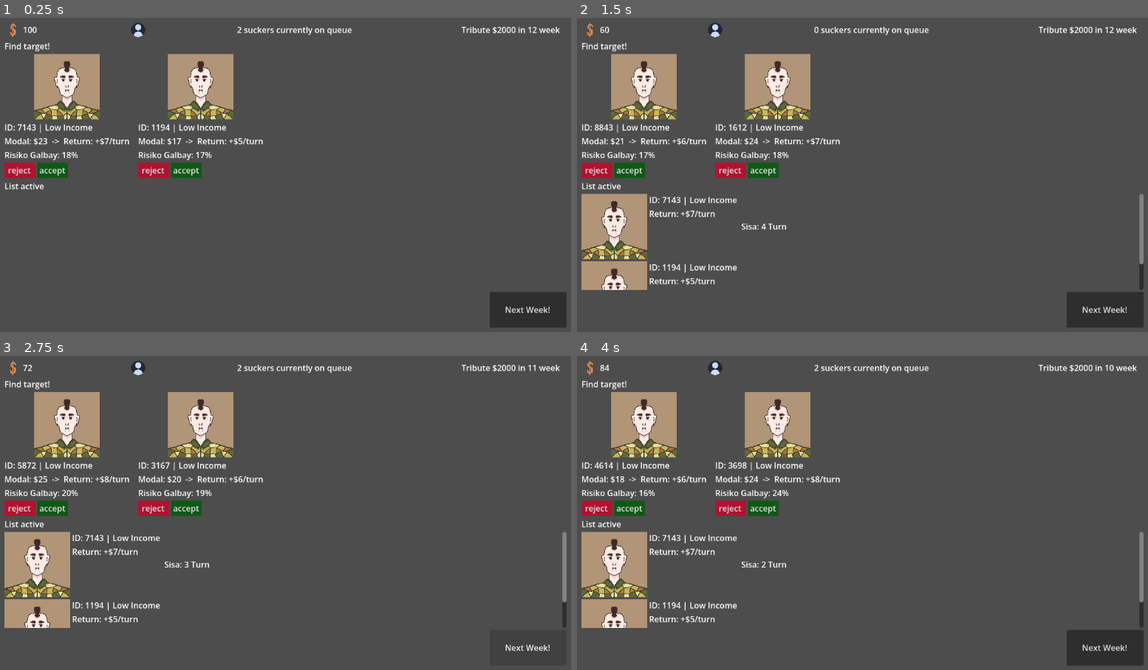
Above: before the commit, frames 1-4 (two rows, left to right).
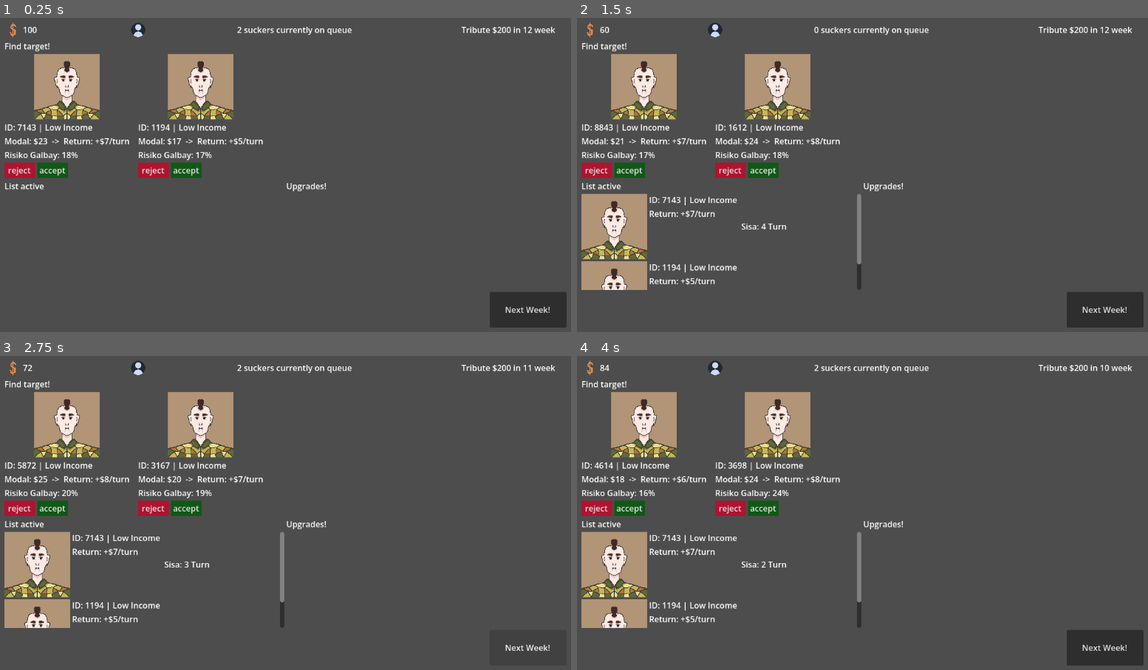
Above: after the commit, the same moments.

Repository: DwikiFebrian/galbay
Game: Godot game, scene res://main.tscn
Same seed, same stepped clock (60 frames per second), same inputs: the game is played once before the commit and once after it.
Inputs (mouse positions are in pixels of both pictures, inside the frame that each line leads up to):
- Up to frame 1 (0.25 s): no input
- Up to frame 2 (1.5 s): click "accept" at 0.5 s; click "accept" at 1.25 s
- Up to frame 3 (2.75 s): click "Next Week!" at 2 s
- Up to frame 4 (4 s): click "Next Week!" at 2.75 s; click (759, 368) at 3.5 s

The runs differ from the first frame. In frame 1, 0.2% of the frame differs, in the area x 50-99%, y 2-56%; in frame 2, 0.7%, in the area x 18-100%, y 2-87%; in frame 3, 0.6%; in frame 4, 0.6%.

Commit message:
little number tweek

Diff:
--- a/main.gd
+++ b/main.gd
@@ -6,7 +6,7 @@
 @onready var label_setor = $"Control/Main layout/Panel atas/setor"
 @onready var label_queue = $"Control/Main layout/Panel atas/queue"
 @onready var container_draft = $"Control/Main layout/Paneh tengah/Targetlist"
-@onready var container_aktif = $"Control/Main layout/VBoxContainer/Paneh bawah/list nasabah"
+@onready var container_aktif = $"Control/Main layout/list/VBoxContainer/Paneh bawah/list nasabah"
 
 var nasabah_scene = preload("res://nasabahcards.tscn")
 var active_row_scene = preload("res://nasabahaktif.tscn")
@@ -15,40 +15,44 @@
 var player_cash: int = 100
 var current_turn: int = 0
 var deadline: int = 12
-var quarter: int = 1
+var quarter: int = 0
 var max_turn: int = 48
-var boss_goal: int = 2000
+var target = [200, 500, 1000, 2000]
+var boss_goal: int = target[0]
 var nasabah_aktif: Array = []
 var antrean_nasabah: Array = [] # buat nyimpen 12 calon nasabah per turn
 var queue_length: int = 4
 var current_on_queue: int = 0
 var max_tampil = 2
+var weight = [3,0,0]
 
 # katalog manual
 var template_kelas = [
 	{
 		"tipe": "Low Income",
 		"modal_min": 10, "modal_max": 25,
-		"bunga_min": 0.10, "bunga_max": 0.20,
+		"bunga_min": 0.15, "bunga_max": 0.25,
 		"return_min": 4, "return_max": 7,
 		"galbay_min": 0.15, "galbay_max": 0.25,
 		"gambar": "res://sprite/low1.png"
 	}
-	#,
-	#{
-		#"tipe": "Middle Class",
-		#"modal_min": 30, "modal_max": 60,
-		#"return_min": 10, "return_max": 18,
-		#"galbay_min": 0.05, "galbay_max": 0.10,
-		#"gambar": "res://sprite/middle1.png"
-	#},
-	#{
-		#"tipe": "High Income",
-		#"modal_min": 80, "modal_max": 150,
-		#"return_min": 25, "return_max": 40,
-		#"galbay_min": 0.01, "galbay_max": 0.05,
-		#"gambar": "res://sprite/high1.png"
-	#}
+	,
+	{
+		"tipe": "Middle Class",
+		"modal_min": 30, "modal_max": 60,
+		"return_min": 10, "return_max": 18,
+		"bunga_min": 0.10, "bunga_max": 0.30,
+		"galbay_min": 0.05, "galbay_max": 0.10,
+		"gambar": "res://sprite/middle1.png"
+	},
+	{
+		"tipe": "High Income",
+		"modal_min": 80, "modal_max": 150,
+		"return_min": 25, "return_max": 40,
+		"bunga_min": 0.05, "bunga_max": 0.35,
+		"galbay_min": 0.01, "galbay_max": 0.05,
+		"gambar": "res://sprite/high1.png"
+	}
 ]
 
 func _ready() -> void:
@@ -71,8 +75,14 @@
 	for child in container_draft.get_children():
 		child.queue_free()
 
+	var class_weight = []
+	for i in range(3):
+		for j in weight[i]:
+			class_weight.append(i)
 	for i in range(jumlah):
-		var kelas_terpilih = template_kelas.pick_random()
+		#var kelas_terpilih = template_kelas.pick_random()
+		var chosen_class = class_weight.pick_random()
+		var kelas_terpilih = template_kelas[chosen_class]
 		var data_random = {
 			"id_nasabah": randi_range(1000, 9999),
 			"tipe_kelas": kelas_terpilih["tipe"],
@@ -104,7 +114,10 @@
 		kartu_baru.nasabah_ditolak.connect(proses_tolak_nasabah)
 
 		container_draft.add_child(kartu_baru)
-		kartu_baru.isi_data(data_next)
+		if quarter == 1:
+			kartu_baru.isi_data_no_galbay(data_next)
+		else:
+			kartu_baru.isi_data(data_next)
 
 		current_on_queue = antrean_nasabah.size()
 		jumlah_sekarang += 1
@@ -136,7 +149,7 @@
 func _on_nextweek_pressed() -> void:
 	print("minggu berganti")
 
-	var penghutang = get_node("Control/Main layout/VBoxContainer/Paneh bawah/list nasabah")
+	var penghutang = get_node("Control/Main layout/list/VBoxContainer/Paneh bawah/list nasabah")
 	for nasabah in penghutang.get_children():
 		#var kartu_baru = active_row_scene.instantiate()
 		#player_cash += nasabah["cicilan_per_turn"]
@@ -157,6 +170,8 @@
 		setor_boss()
 		current_turn = 0
 		quarter += 1
+		boss_goal = target[quarter]
+		new_quarter()
 
 	update_ui_header()
 	generate_antrean_turn(queue_length)
@@ -166,3 +181,6 @@
 		print("Game Over")
 	else:
 		player_cash -= boss_goal
+
+func new_quarter():
+	pass
--- a/main.tscn
+++ b/main.tscn
@@ -81,7 +81,6 @@
 [node name="Paneh tengah" type="VBoxContainer" parent="Control/Main layout" unique_id=269468019]
 layout_mode = 2
 size_flags_vertical = 3
-alignment = 1
 
 [node name="Label" type="Label" parent="Control/Main layout/Paneh tengah" unique_id=745623791]
 layout_mode = 2
@@ -91,19 +90,39 @@
 layout_mode = 2
 theme_override_constants/separation = 16
 
-[node name="VBoxContainer" type="VBoxContainer" parent="Control/Main layout" unique_id=1420516572]
+[node name="list" type="HBoxContainer" parent="Control/Main layout" unique_id=1648893675]
 layout_mode = 2
 size_flags_vertical = 3
 
-[node name="Label" type="Label" parent="Control/Main layout/VBoxContainer" unique_id=872674999]
+[node name="VBoxContainer" type="VBoxContainer" parent="Control/Main layout/list" unique_id=1420516572]
+layout_mode = 2
+size_flags_horizontal = 3
+
+[node name="Label" type="Label" parent="Control/Main layout/list/VBoxContainer" unique_id=872674999]
 layout_mode = 2
 text = "List active"
 
-[node name="Paneh bawah" type="ScrollContainer" parent="Control/Main layout/VBoxContainer" unique_id=943112445]
+[node name="Paneh bawah" type="ScrollContainer" parent="Control/Main layout/list/VBoxContainer" unique_id=943112445]
 layout_mode = 2
 size_flags_vertical = 3
 
-[node name="list nasabah" type="VBoxContainer" parent="Control/Main layout/VBoxContainer/Paneh bawah" unique_id=1084855284]
+[node name="list nasabah" type="VBoxContainer" parent="Control/Main layout/list/VBoxContainer/Paneh bawah" unique_id=1084855284]
+layout_mode = 2
+
+[node name="upgrade" type="VBoxContainer" parent="Control/Main layout/list" unique_id=1064776706]
+layout_mode = 2
+size_flags_horizontal = 3
+
+[node name="Label" type="Label" parent="Control/Main layout/list/upgrade" unique_id=1836321340]
+layout_mode = 2
+text = "Upgrades!"
+
+[node name="scroll upgrade" type="ScrollContainer" parent="Control/Main layout/list/upgrade/Label" unique_id=262782240]
+layout_mode = 0
+offset_right = 40.0
+offset_bottom = 40.0
+
+[node name="list upgrade" type="VBoxContainer" parent="Control/Main layout/list/upgrade/Label/scroll upgrade" unique_id=1206199179]
 layout_mode = 2
 
 [node name="Paneh footer" type="HBoxContainer" parent="Control/Main layout" unique_id=487630468]
--- a/nasabahcards.gd
+++ b/nasabahcards.gd
@@ -28,6 +28,18 @@
 	if data.has("path_gambar"):
 		foto_profil.texture = load(data["path_gambar"])
 
+func isi_data_no_galbay(data: Dictionary) -> void:
+	data_nasabah = data
+
+	label_nama_kelas.text = "ID: " + str(data["id_nasabah"]) + " | " + str(data["tipe_kelas"])
+	label_keuntungan.text = "Modal: $" + str(data["modal"]) + "  ->  Return: +$" + str(data["cicilan_per_turn"]) + "/turn"
+
+	#var persen_galbay = int(data["peluang_galbay"] * 100)
+	#label_probabilitas.text = "Risiko Galbay: " + str(persen_galbay) + "%"
+
+	if data.has("path_gambar"):
+		foto_profil.texture = load(data["path_gambar"])
+
 func _on_accept_pressed() -> void:
 	nasabah_diterima.emit(self, data_nasabah)
 
